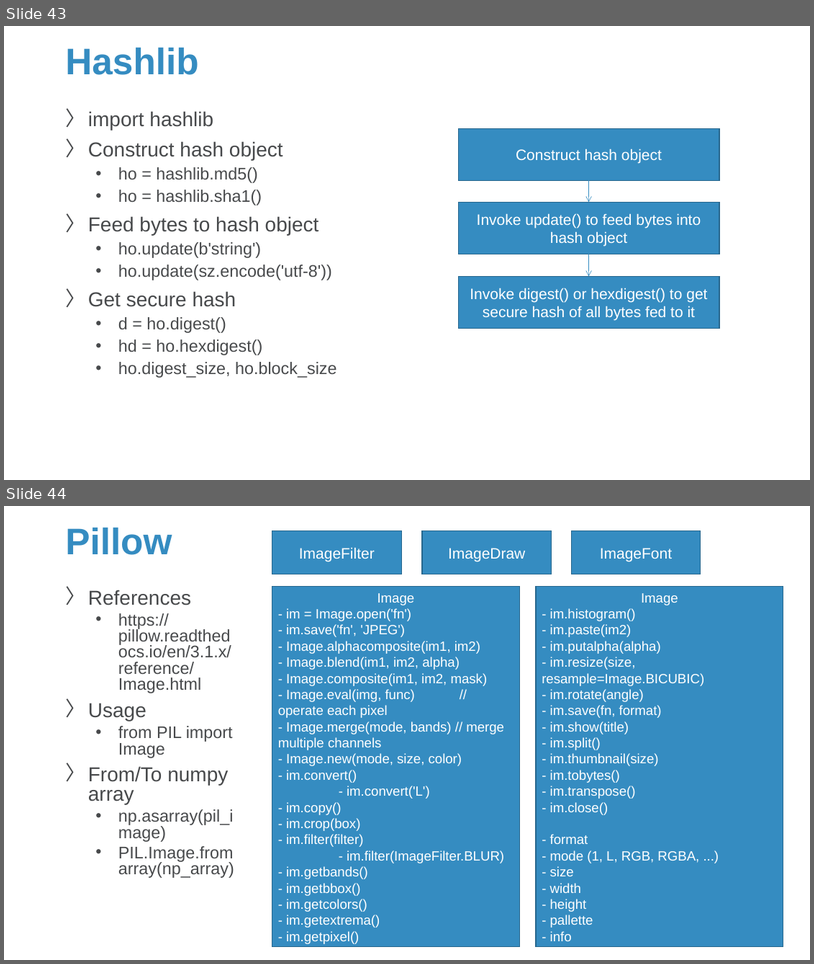
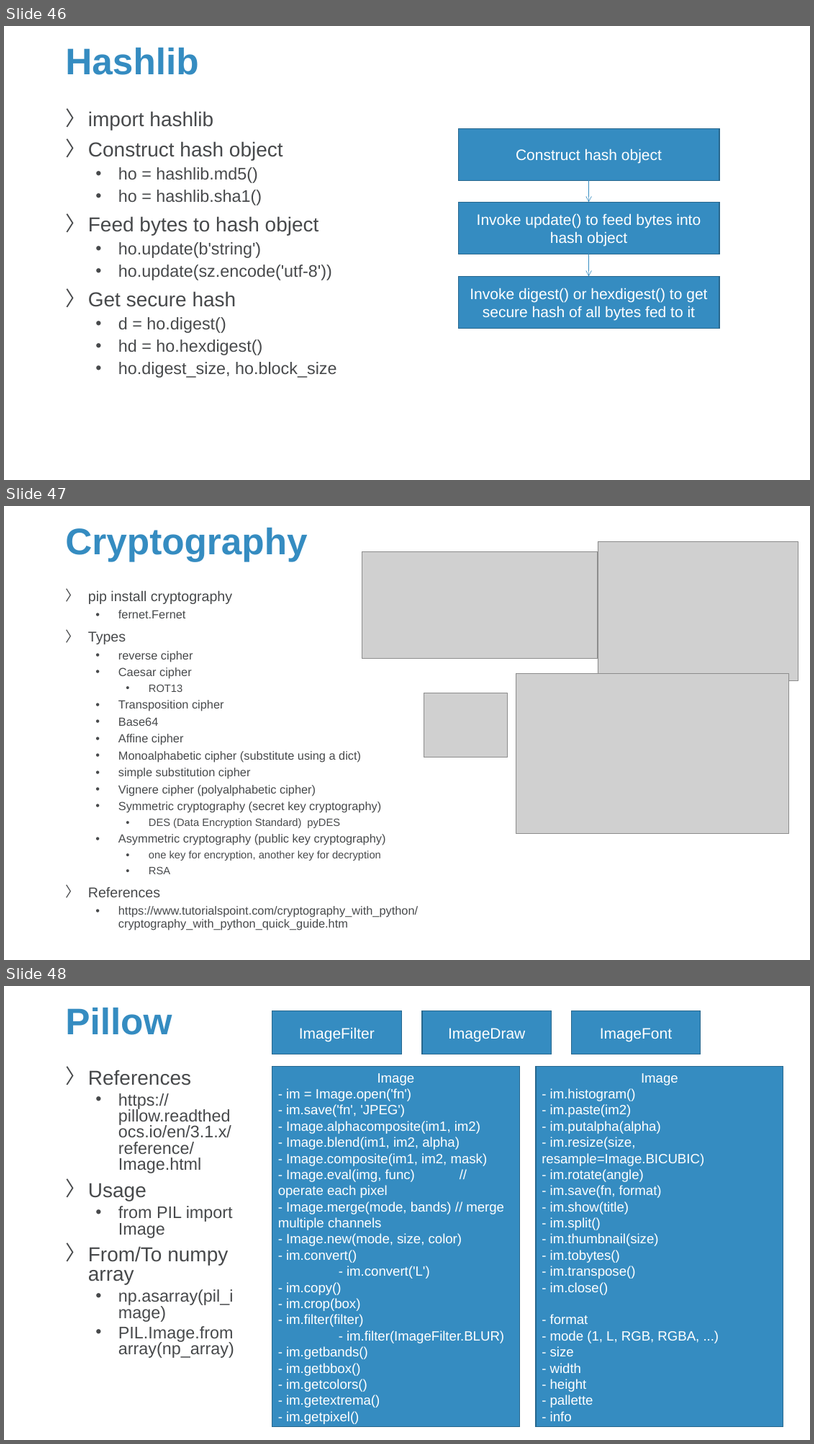
Before and after one commit to Sparks-Lu/TechNotes, a slide deck: Python/Python-Notes.pptx. Shown one above the other, each under a label of ours: slides 43 and 44 before the commit, slides 46, 47 and 48 after it. The pictures are 814x964 and 814x1444 pixels, drawn with LibreOffice and Linux fonts; fonts in the diff are those of the drawing; grey boxes stand for pictures; background and template pictures are left out. Boxes give left, top, right and bottom in pixels: in the first picture for what was removed or moved away, otherwise in the second. Text is boxed around its words. In the diff, an @@ line names an element or a change of style, - is before the commit and + after.

```diff
--- a/Python/Python-Notes.pptx
+++ b/Python/Python-Notes.pptx
@@ slide 47 added at (x1=4, y1=506, x2=810, y2=960), background picture (left out) @@
@@ title added at (x1=65, y1=528, x2=307, y2=561), 44 pt, text #358CC1, bold @@
+Cryptography
@@ picture added at (x1=598, y1=541, x2=798, y2=680) @@
@@ picture added at (x1=362, y1=552, x2=598, y2=659) @@
@@ text added at (x1=88, y1=590, x2=418, y2=929), 14 pt, text #47494B @@
+〉 pip install cryptography
+  • fernet.Fernet
+〉 Types
+  • reverse cipher
+  • Caesar cipher
+    • ROT13
+  • Transposition cipher
+  • Base64
+  • Affine cipher
+  • Monoalphabetic cipher (substitute using a dict)
+  • simple substitution cipher
+  • Vignere cipher (polyalphabetic cipher)
+  • Symmetric cryptography (secret key cryptography)
+    • DES (Data Encryption Standard) pyDES
+  • Asymmetric cryptography (public key cryptography)
+    • one key for encryption, another key for decryption
+    • RSA
+〉 References
+  • https://www.tutorialspoint.com/cryptography_with_python/cryptography_with_python_quick_guide.htm
@@ picture added at (x1=517, y1=674, x2=790, y2=834) @@
@@ picture added at (x1=424, y1=693, x2=508, y2=757) @@
@@ what was slide 43 is now slide 46 @@
@@ what was slide 44 is now slide 48 @@
```
Also in this commit, not shown: 6 slides changed, 4 other slides added, 10 other files.
